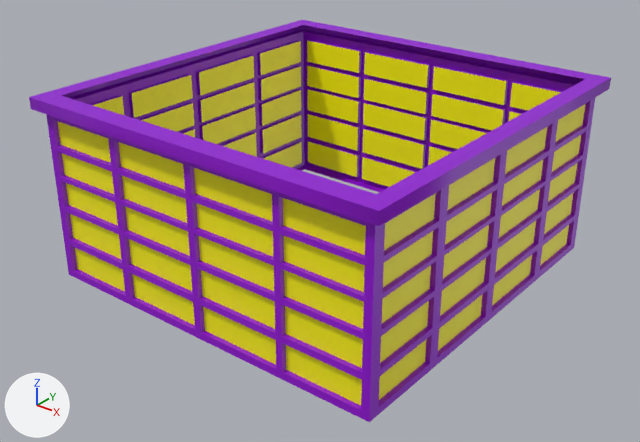
The FBX model Assets/Meshes/Building_Large_Peice_001.fbx: old version first, new version second.
The view is the same before and after, from a 50 mm lens placed at (107.3, -157.7, -15.1), pointed at (1.0, -24.9, -97.4). The axes (+X, +Y, +Z) are drawn at lower left. The lights are the same throughout. Where no turn or scale is listed for an object, it has been applied to the vertices.

The first picture shows 'Building_Large_Piece_001'.
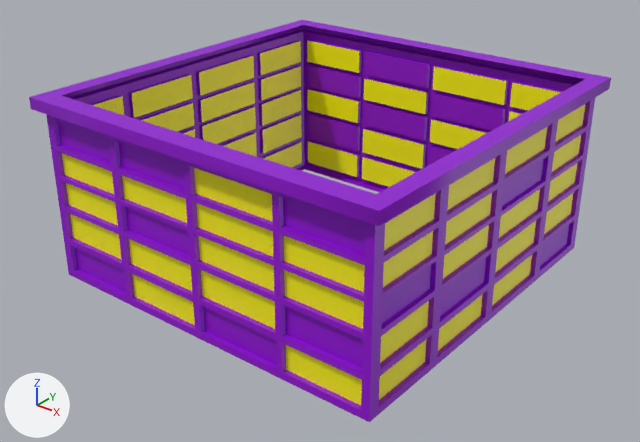
Edits to the bpy script that builds the scene:
```text
Change me_mesh:
    where me_mesh.from_pydata(...)  # 752 vertices, 764 faces; spans x -42.0..42.0, y -42.0..42.0, z 0.0..40.0
    used by ob_building_large_piece_001; location = (0.0, -20.6, -109.2)
    me_mesh part 1: 19 of the faces centred in x -29.5..39.0, y -39.0..39.0, z 4.7..32.9 switch from mat_windows (yellow #fff700) to mat_mainbuilding (purple #9300d5)
```

Changed parts and their boxes (x1, y1, x2, y2) in the pictures (640 x 442 px):
part 1 of me_mesh, recoloured (yellow to purple): (57, 53, 569, 368) in both
